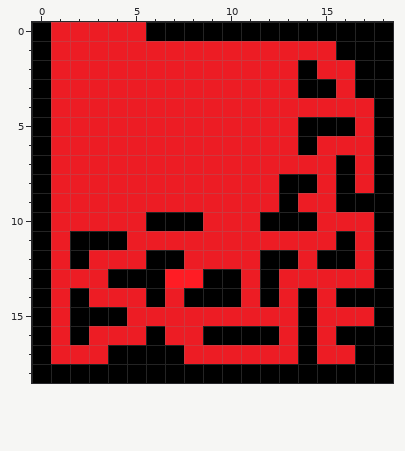
A pixel-art sprite gets an edit: PacMan/Content/pacmanmap.png. Above, as it was before the edit.
The file is 19x19 pixels.
Now the later version:
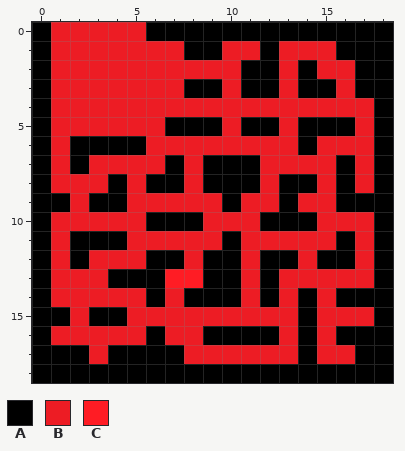
Palette (. is transparent): A #000000  B #ed1c24  C #ff1c24
Diff:
The author changed colour B to colour A in row 1 at x 8 to 9 and 12; in row 2 at x 11 to 12; in row 3 at x 8 to 9 and 11 to 12; in row 5 at x 7 to 9 and 11 to 12; in row 6 at x 2 to 5; in row 7 at x 2, 7 and 9 to 11.
The author changed colour B to colour A in row 8 at x 4, 6 to 7 and 9 to 11; in row 9 at x 1, 3 to 4 and 10; in row 11 at x 10; in row 12 at x 9 to 10; in row 15 at x 1; in row 17 at x 1 to 2.
The author changed colour A to colour B in rows 14 to 16 at x 2.
Boxes around the changes in both pictures, in picture pixels (x1, y1, x2, y2):
changed: (51, 41, 279, 364)
